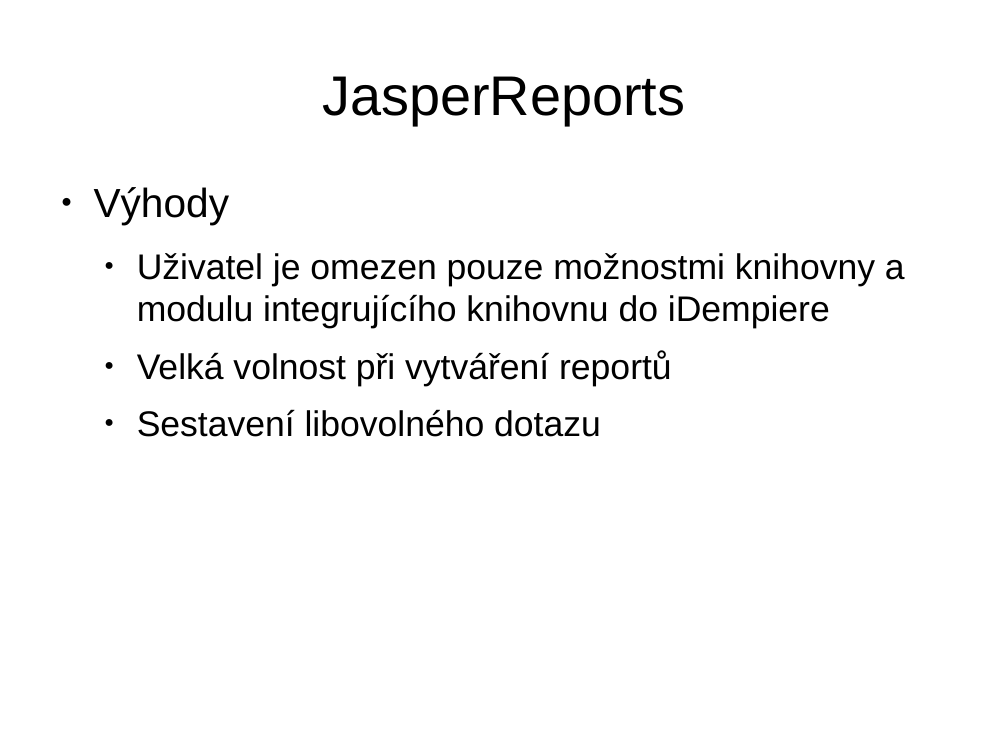
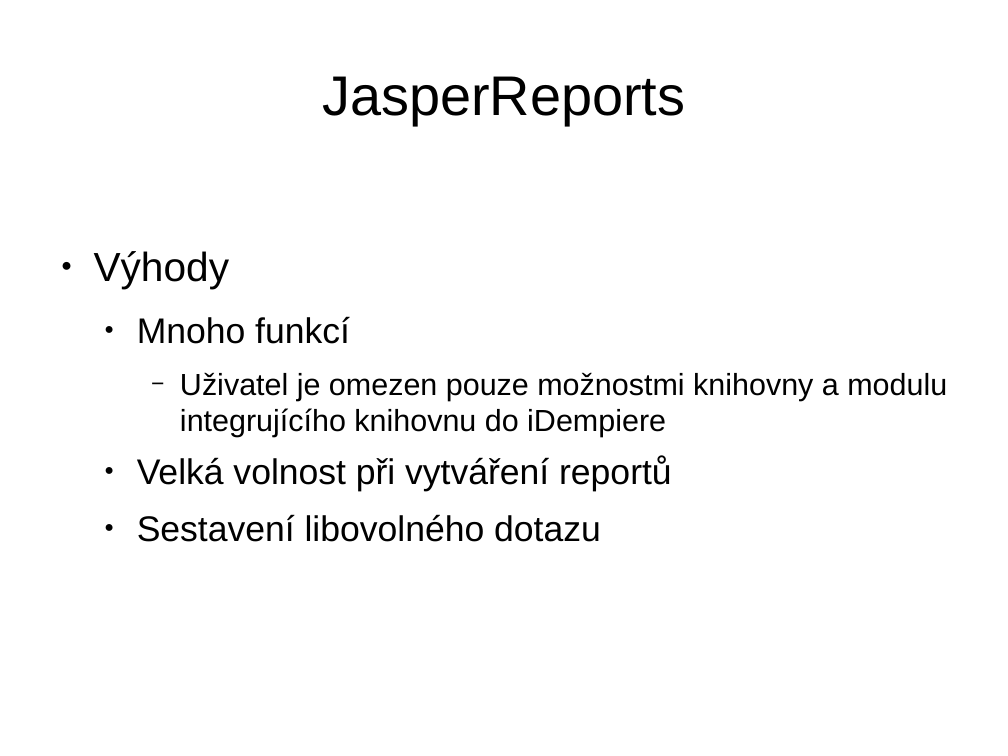
Before and after one commit to martin-vavrusak/mgr_statnice, a slide deck: slide 12 of !prezentace/vavrusak_WYSIVYG.odp (slide 8 before the commit). Drawn at 1008x756 pixels with LibreOffice and Linux fonts; fonts in the diff are those of the drawing. Boxes give left, top, right and bottom in pixels: in the first picture for what was removed or moved away, otherwise in the second. Text is boxed around its words. In the diff, an @@ line names an element or a change of style, - is before the commit and + after.

```diff
--- a/!prezentace/vavrusak_WYSIVYG.odp
+++ b/!prezentace/vavrusak_WYSIVYG.odp
@@ text "Výhody" at (94,251,947,542): vertical alignment top to middle @@
@@ text at (137,316,350,344): paragraph added @@
+  ● Mnoho funkcí
@@ text at (180,372,947,437): size 28 to 24 pt in "Uživatel je omezen pouze možnostmi knihovny a ..."; bullet ● to −; list level 2 to 3 in "Uživatel je omezen pouze možnostmi ..." @@
```
Also in this commit, not shown: 12 other slides changed, 21 slides added, 29 other files.
